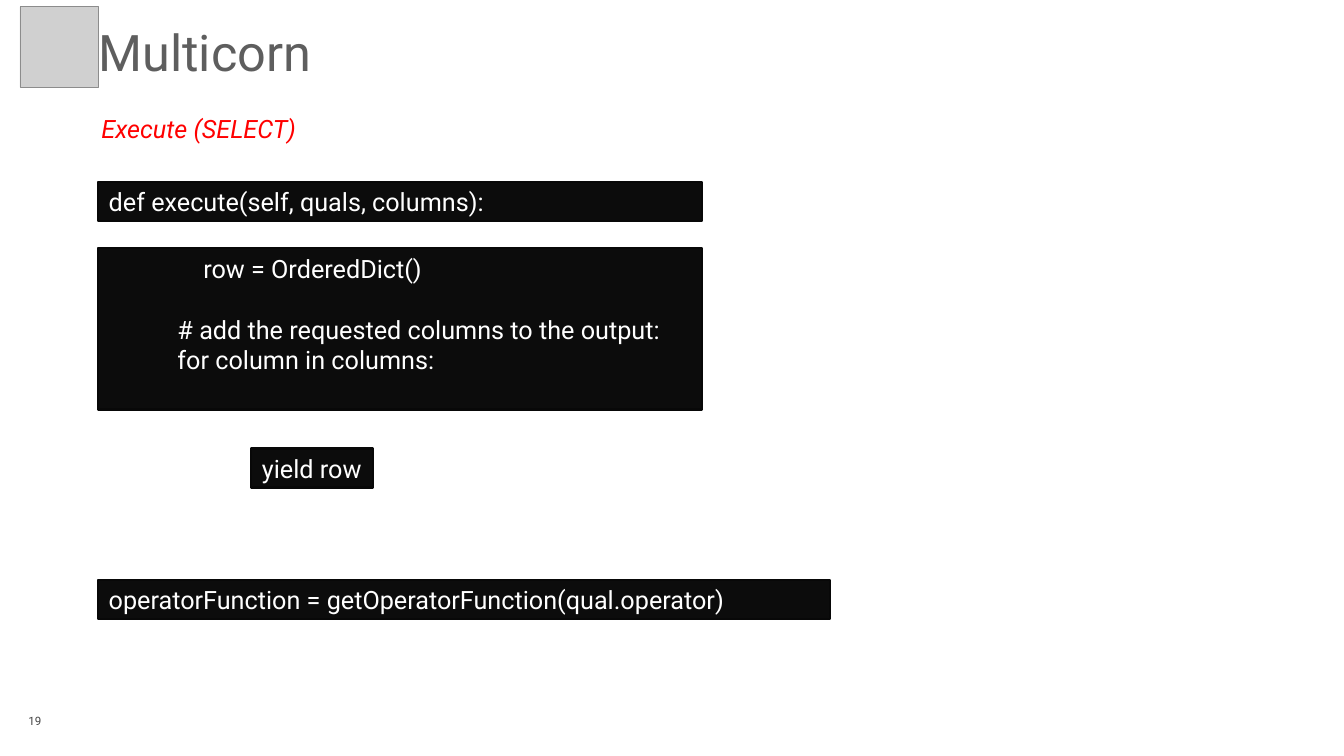
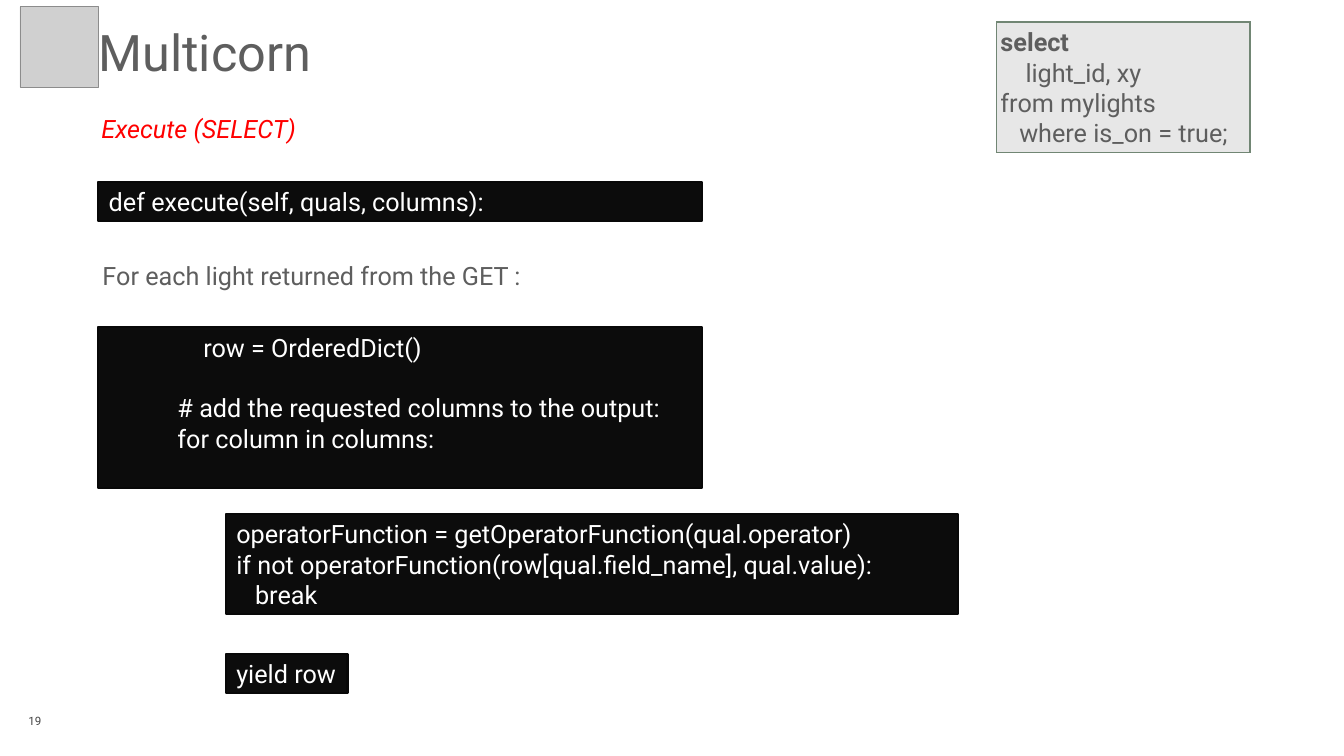
Before and after one commit to rotten/hue-multicorn-postgresql-fdw, a slide deck: slide 19 of extra/Database_Of_Things_PGConf_US_2015.pptx. Drawn at 1344x756 pixels with LibreOffice and Linux fonts; fonts in the diff are those of the drawing; grey boxes stand for pictures; background and template pictures are left out. Boxes give left, top, right and bottom in pixels: in the first picture for what was removed or moved away, otherwise in the second. Text is boxed around its words. In the diff, an @@ line names an element or a change of style, - is before the commit and + after.

```diff
--- a/extra/Database_Of_Things_PGConf_US_2015.pptx
+++ b/extra/Database_Of_Things_PGConf_US_2015.pptx
@@ rectangle added at <box>996,22,1250,153</box>, fill #E7E7E7, outline #718674 1.5 pt, 24 pt, text #5E5E5E @@
+select
+light_id, xy
+from mylights
+where is_on = true;
@@ text added at <box>102,266,509,290</box>, 24 pt, text #5E5E5E @@
+For each light returned from the GET :
@@ rectangle "row = OrderedDict()": place and size @@
-rectangle "row = OrderedDict()" at <box>98,249,701,410</box>
+rectangle "row = OrderedDict()" at <box>98,327,701,488</box>
@@ rectangle "operatorFunction = getOperatorFunction(qual.operator)": place and size @@
-rectangle "operatorFunction = getOperatorFunction(qual.operator)" at <box>98,580,830,619</box>
+rectangle "operatorFunction = getOperatorFunction(qual.operator)" at <box>226,514,958,614</box>
@@ text in rectangle at <box>236,553,873,605</box>: paragraphs added @@
+if not operatorFunction(row[qual.field_name], qual.value):
+break
@@ rectangle "yield row": place and size @@
-rectangle "yield row" at <box>252,448,373,488</box>
+rectangle "yield row" at <box>226,654,348,693</box>
```
Also in this commit, not shown: 14 other slides changed, 2 slides added, 2 other files.
